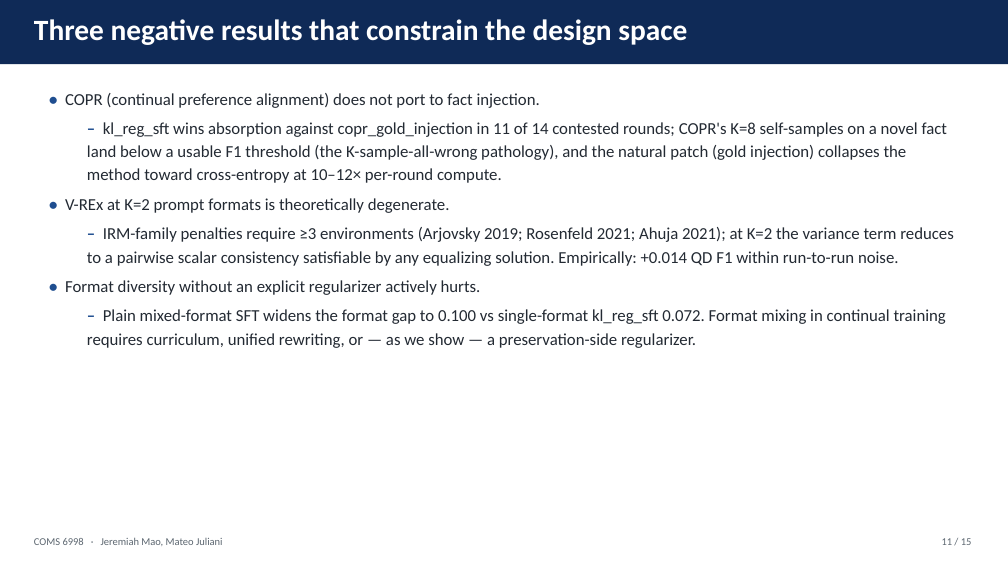
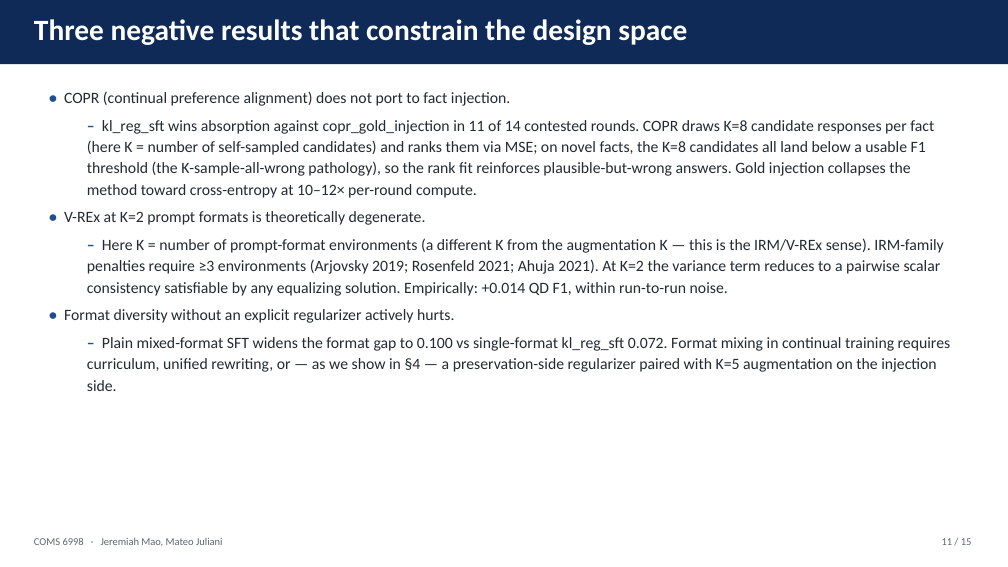
Before and after one commit to jeremiahmao/still-on-task-llm, a slide deck: slide 11 of paper_slides/synergy_deck.pptx. Drawn at 1008x567 pixels with LibreOffice and Linux fonts; fonts in the diff are those of the drawing. Boxes give left, top, right and bottom in pixels: in the first picture for what was removed or moved away, otherwise in the second. Text is boxed around its words. In the diff, an @@ line names an element or a change of style, - is before the commit and + after.

Commit message:
tweak: deck — disambiguate K (augmentation K=5 vs V-REx K=2 vs COPR K=8); show absolute SFT numbers on headline panel

```diff
--- a/paper_slides/synergy_deck.pptx
+++ b/paper_slides/synergy_deck.pptx
@@ text at [64,91,510,323]: size 16 to 15 pt in "• COPR (continual preference alignment) does not ...", "• V-REx at K=2 prompt formats is ...", "• Format diversity without an explicit regularizer ..."; line spacing 1.15 to 1.13 @@
@@ text at [87,120,934,198]: text changed; size 16 to 15 pt @@
-  – kl_reg_sft wins absorption against copr_gold_injection in 11 of 14 contested rounds; COPR's K=8 self-samples on a novel fact land below a usable F1 threshold (the K-sample-all-wrong pathology), and the natural patch (gold injection) collapses the method toward cross-entropy at 10–12× per-round compute.
+  – kl_reg_sft wins absorption against copr_gold_injection in 11 of 14 contested rounds. COPR draws K=8 candidate responses per fact (here K = number of self-sampled candidates) and ranks them via MSE; on novel facts, the K=8 candidates all land below a usable F1 threshold (the K-sample-all-wrong pathology), so the rank fit reinforces plausible-but-wrong answers. Gold injection collapses the method toward cross-entropy at 10–12× per-round compute.
@@ text at [87,238,944,296]: text changed; size 16 to 15 pt @@
-  – IRM-family penalties require ≥3 environments (Arjovsky 2019; Rosenfeld 2021; Ahuja 2021); at K=2 the variance term reduces to a pairwise scalar consistency satisfiable by any equalizing solution. Empirically: +0.014 QD F1 within run-to-run noise.
+  – Here K = number of prompt-format environments (a different K from the augmentation K — this is the IRM/V-REx sense). IRM-family penalties require ≥3 environments (Arjovsky 2019; Rosenfeld 2021; Ahuja 2021). At K=2 the variance term reduces to a pairwise scalar consistency satisfiable by any equalizing solution. Empirically: +0.014 QD F1, within run-to-run noise.
@@ text at [87,337,951,391]: text changed; size 16 to 15 pt @@
-  – Plain mixed-format SFT widens the format gap to 0.100 vs single-format kl_reg_sft 0.072. Format mixing in continual training requires curriculum, unified rewriting, or — as we show — a preservation-side regularizer.
+  – Plain mixed-format SFT widens the format gap to 0.100 vs single-format kl_reg_sft 0.072. Format mixing in continual training requires curriculum, unified rewriting, or — as we show in §4 — a preservation-side regularizer paired with K=5 augmentation on the injection side.
```
Also in this commit, not shown: 2 other slides changed, 1 other file.
